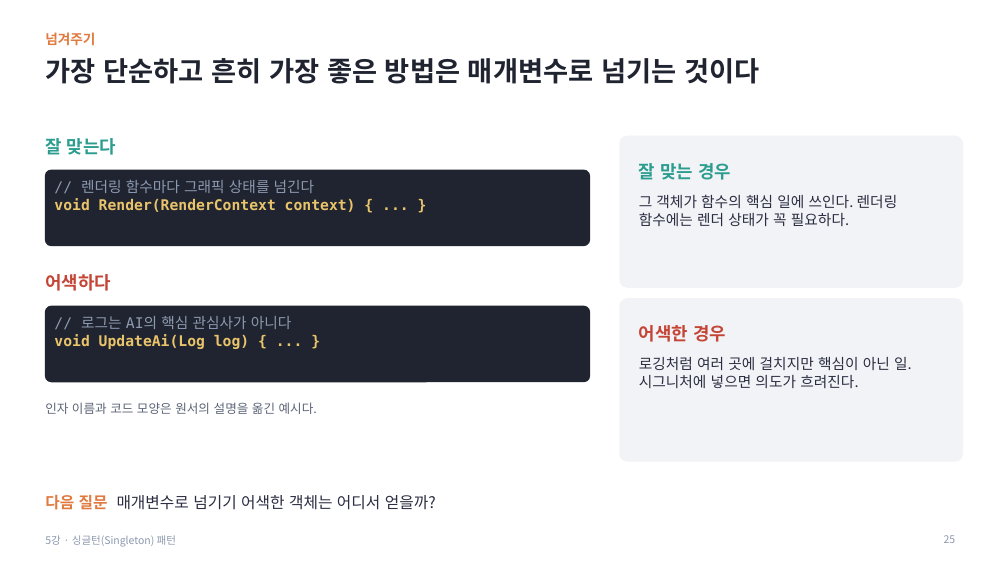
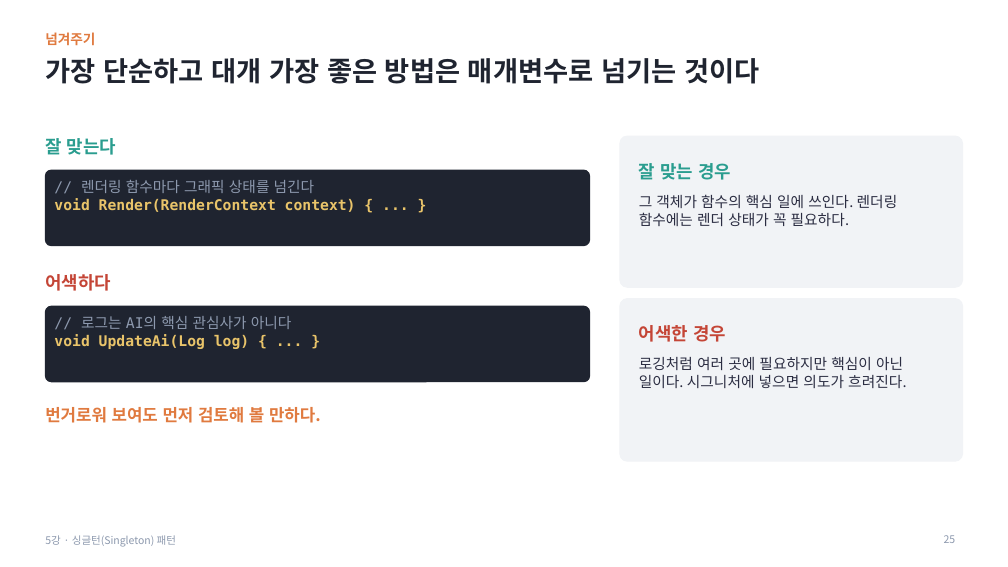
Before and after one commit to Meerkat-GMD/MiniTactics_Student, a slide deck: slide 25 of MiniTactics_Student_Lesson5/05차시_싱글턴_패턴_수업자료.pptx. Drawn at 1008x567 pixels with LibreOffice and Linux fonts; fonts in the diff are those of the drawing. Boxes give left, top, right and bottom in pixels: in the first picture for what was removed or moved away, otherwise in the second. Text is boxed around its words. In the diff, an @@ line names an element or a change of style, - is before the commit and + after.

```diff
--- a/MiniTactics_Student_Lesson5/05차시_싱글턴_패턴_수업자료.pptx
+++ b/MiniTactics_Student_Lesson5/05차시_싱글턴_패턴_수업자료.pptx
@@ title at box(45, 58, 759, 84): text changed @@
-가장 단순하고 흔히 가장 좋은 방법은 매개변수로 넘기는 것이다
+가장 단순하고 대개 가장 좋은 방법은 매개변수로 넘기는 것이다
@@ text at box(639, 357, 907, 388): text changed @@
-로깅처럼 여러 곳에 걸치지만 핵심이 아닌 일. 시그니처에 넣으면 의도가 흐려진다.
+로깅처럼 여러 곳에 필요하지만 핵심이 아닌 일이다. 시그니처에 넣으면 의도가 흐려진다.
@@ text removed at box(45, 402, 317, 414) @@
-인자 이름과 코드 모양은 원서의 설명을 옮긴 예시다.
@@ text added at box(45, 404, 321, 426), 16 pt, text #E07A3F, bold @@
+번거로워 보여도 먼저 검토해 볼 만하다.
@@ text removed at box(45, 495, 436, 510) @@
-다음 질문 매개변수로 넘기기 어색한 객체는 어디서 얻을까?
```
Also in this commit, not shown: 32 other slides changed, 11 other files.
